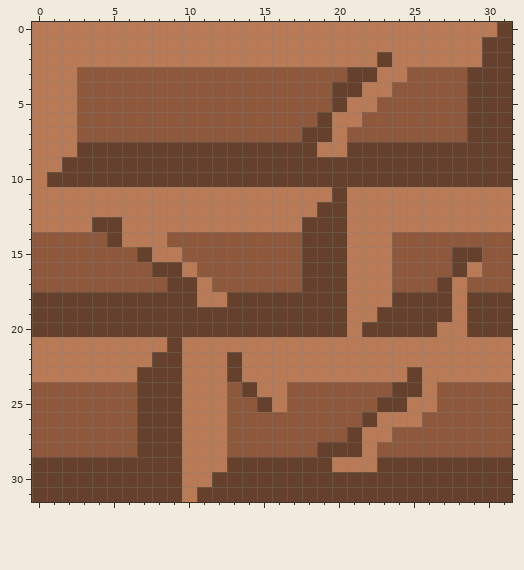
A pixel-art sprite gets an edit: resource/image/bricks-3.png. Above is the file before it was changed.
The file is 32x32 pixels.
After:
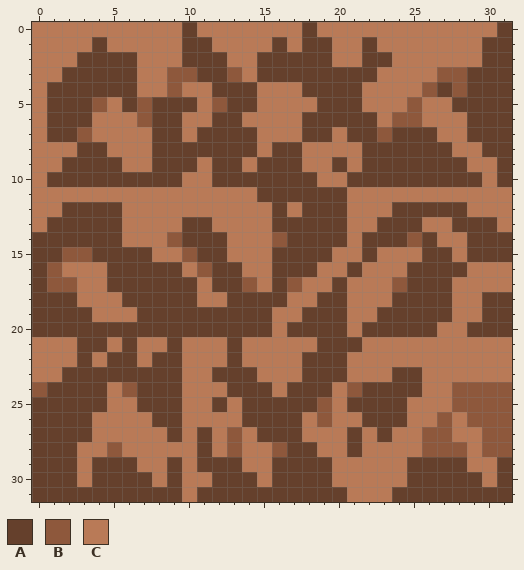
Palette (. is transparent): A #65402c  B #8e583c  C #b97a57
The exact change:
Changed rows in their new state; - is an unchanged pixel.
first column x 0:
 0 ----------A-------A-------------
 1 ----A-----AA----A-AA--A---------
 2 ---AAAA---AAA--AAAAA--A---------
 3 --AAAAACC--AA-CAAAAAA----CC-----
 4 -AAAAAACC-CCAAACCCAA----CC-A----
 5 -AAA-CA-AAAC-AACCCCA-A-CC-CCA---
 6 -AAACCC-AACCAACCCCA-AAAC--CCC---
 7 -AA-CCCCAACAAAACCC---AA-AAACC---
 8 -----CCC-------C--C--C------CC--
 9 ------CC---C--C---CC-C-------CC-
10 ----------CC-------CC---------C-
11 ---------------AAAAA------------
12 --AAAA----------A-A-----AAAAA---
13 -AAA------AA----AA-----AAA--AAA-
14 AAAAA-----AAACCC-A----AAA-ACCAAA
15 AA--AAA----AACCCAA--C-A-CCAAC-AA
16 A-CCCAAA----AACCAA-CCA--CAAA--CC
17 A--CCAAAA---AA-CA-CC-----AA--CCC
18 ---CCC-----------CC----------C--
19 ----CCC---------CC-----------C--
20 ----------------C---------------
21 ---AA-A------A-----AAA----------
22 ---A-AA-----------AAA-----------
23 --AAAAA-----A-A---AAA---A-------
24 -AAAAC-------A-A-AAAC-AA---C----
25 AAAAACC-----ACA-AAA-CAA----C----
26 AAAACCCC-----CAAAAC-CC-AA-C-C---
27 AAAACCCCC--A--CAAACCC--ACC--CC--
28 AAACC-CCCC-A--CC-AACC--CCC---C--
29 ---C---CC--AA-CC-------CC----CC-
30 ---C----C------C----CCCCC-----C-
31 ---------------------CCC--------
Changed places in both pictures, as pixel boxes (x1, y1, x2, y2):
changed: (32, 22, 512, 502)
